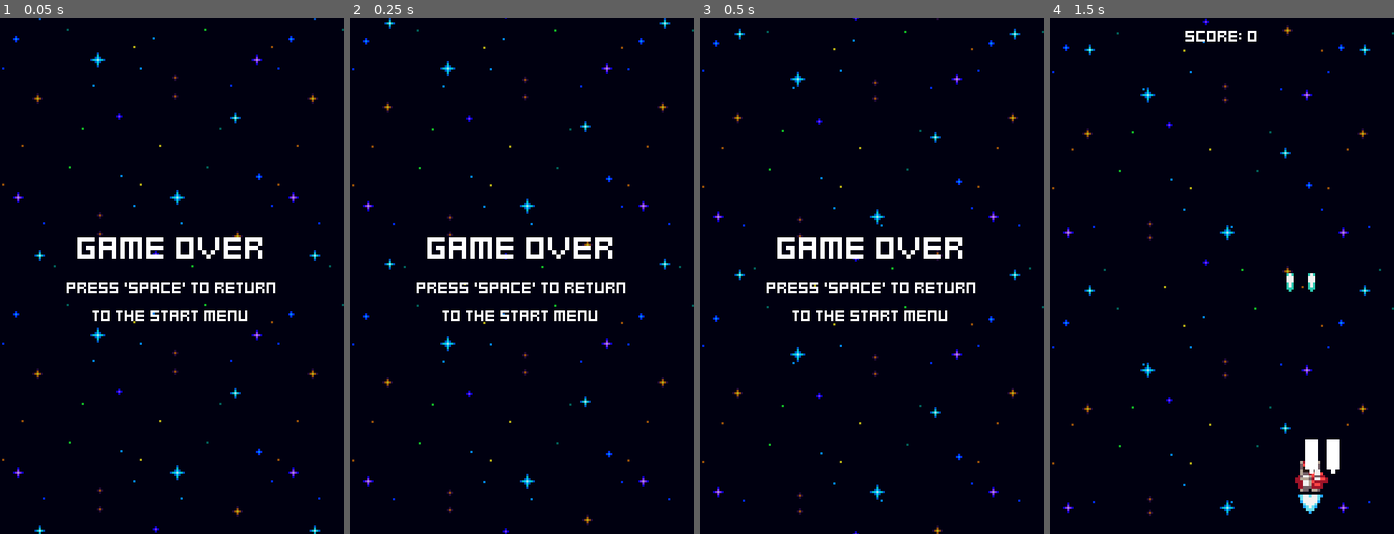
Above: before the commit, frames 1-4 (left to right).
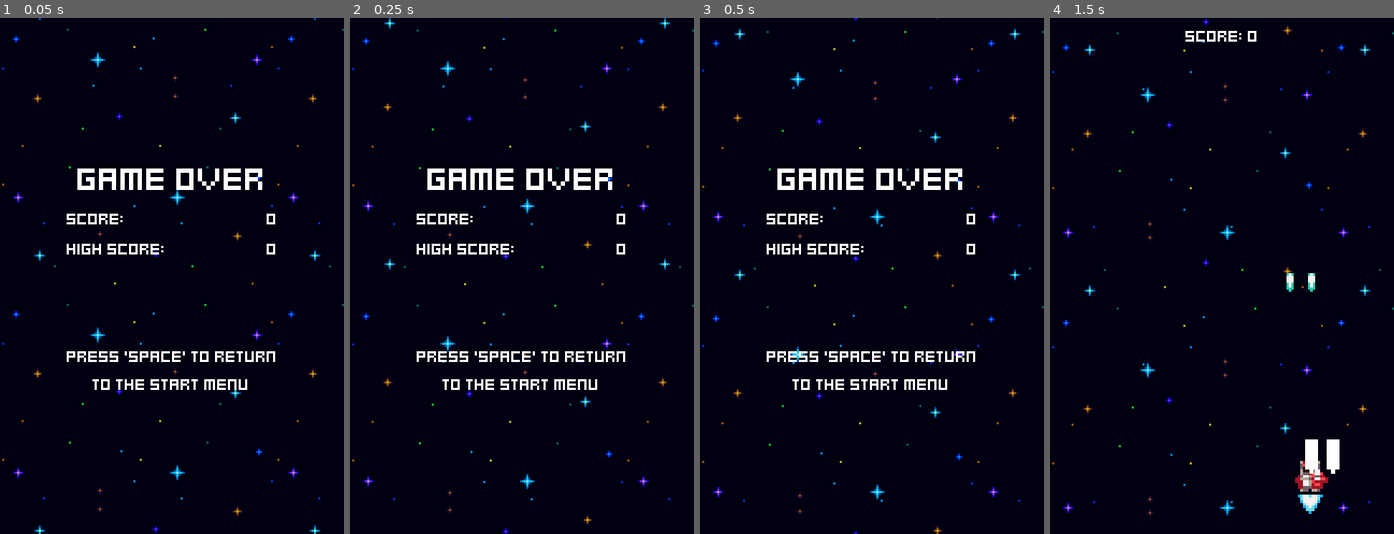
Above: after the commit, the same moments.

Repository: brunobmello25/godot-space-shooters
Game: Godot game, scene res://menus/game_over.tscn
The game is run twice, just before and just after one commit, with the same random seed, the same clock (stepped at 60 frames per second) and the same inputs. This scene is started directly instead of the project's main scene.
Inputs:
- Up to frame 1 (0.05 s): no input
- Up to frame 2 (0.25 s): no input
- Up to frame 3 (0.5 s): no input
- Up to frame 4 (1.5 s): tap Space at 0.5 s; hold Right (ui_right) 0.53-1.28 s; tap Enter (ui_accept) at 0.6, 0.77, 1.07, 1.35 s; hold Left (ui_left) from 1.28 s (still down)

The runs differ from the first frame. In frame 1, 4.6% of the frame differs, in the area x 19-80%, y 29-73%; in frame 2, 4.6%; in frame 3, 4.6%; in frame 4, nothing differs.

Commit message:
storing score and highscore

Diff:
--- a/menus/game_over.gd
+++ b/menus/game_over.gd
@@ -1,6 +1,18 @@
 extends Control
 
+@export var game_stats: GameStats
+
+@onready var score_value = %ScoreValue
+@onready var high_score_value = %HighScoreValue
+
+
+func _ready() -> void:
+	if game_stats.score > game_stats.highscore:
+		game_stats.highscore = game_stats.score
+	score_value.text = str(game_stats.score)
+	high_score_value.text = str(game_stats.highscore)
 
 func _process(_delta):
 	if Input.is_action_just_pressed("ui_accept"):
+		game_stats.score = 0
 		get_tree().change_scene_to_file("res://menus/menu.tscn")
--- a/menus/game_over.tscn
+++ b/menus/game_over.tscn
@@ -1,8 +1,9 @@
-[gd_scene load_steps=5 format=3 uid="uid://dp1g15p548ef1"]
+[gd_scene load_steps=6 format=3 uid="uid://dp1g15p548ef1"]
 
 [ext_resource type="PackedScene" uid="uid://baq2pqaolj0e8" path="res://effects/space_background.tscn" id="1_ei38n"]
 [ext_resource type="Script" path="res://menus/game_over.gd" id="1_ot6n8"]
 [ext_resource type="LabelSettings" uid="uid://0bmjrhy62lj5" path="res://fonts/title_label_settings.tres" id="2_ep4f1"]
+[ext_resource type="Resource" uid="uid://dlr0gc88oems0" path="res://game_stats.tres" id="2_ysjm6"]
 [ext_resource type="LabelSettings" uid="uid://dsixfe8xxbago" path="res://fonts/default_label_settings.tres" id="3_41q1y"]
 
 [node name="GameOver" type="Control"]
@@ -13,6 +14,7 @@
 grow_horizontal = 2
 grow_vertical = 2
 script = ExtResource("1_ot6n8")
+game_stats = ExtResource("2_ysjm6")
 
 [node name="SpaceBackground" parent="." instance=ExtResource("1_ei38n")]
 
@@ -33,6 +35,40 @@
 label_settings = ExtResource("2_ep4f1")
 horizontal_alignment = 1
 
+[node name="ScoreContainer" type="HBoxContainer" parent="CenterContainer/VBoxContainer"]
+layout_mode = 2
+
+[node name="ScoreLabel" type="Label" parent="CenterContainer/VBoxContainer/ScoreContainer"]
+layout_mode = 2
+size_flags_horizontal = 3
+text = "Score:"
+label_settings = ExtResource("3_41q1y")
+
+[node name="ScoreValue" type="Label" parent="CenterContainer/VBoxContainer/ScoreContainer"]
+unique_name_in_owner = true
+layout_mode = 2
+text = "0"
+label_settings = ExtResource("3_41q1y")
+
+[node name="HighScoreContainer" type="HBoxContainer" parent="CenterContainer/VBoxContainer"]
+layout_mode = 2
+
+[node name="HighScoreLabel" type="Label" parent="CenterContainer/VBoxContainer/HighScoreContainer"]
+layout_mode = 2
+size_flags_horizontal = 3
+text = "High Score:"
+label_settings = ExtResource("3_41q1y")
+
+[node name="HighScoreValue" type="Label" parent="CenterContainer/VBoxContainer/HighScoreContainer"]
+unique_name_in_owner = true
+layout_mode = 2
+text = "0"
+label_settings = ExtResource("3_41q1y")
+
+[node name="Control" type="Control" parent="CenterContainer/VBoxContainer"]
+custom_minimum_size = Vector2(0, 32)
+layout_mode = 2
+
 [node name="MenuLabel" type="Label" parent="CenterContainer/VBoxContainer"]
 layout_mode = 2
 text = "Press 'space' to return
--- a/project.godot
+++ b/project.godot
@@ -15,6 +15,10 @@
 config/features=PackedStringArray("4.2", "Forward Plus")
 config/icon="res://icon.svg"
 
+[autoload]
+
+ResourceStash="*res://resource_stash.gd"
+
 [display]
 
 window/size/viewport_width=160
--- /dev/null
+++ b/resource_stash.gd
@@ -0,0 +1,3 @@
+extends Node
+
+var game_stats: GameStats = load("res://game_stats.tres")
